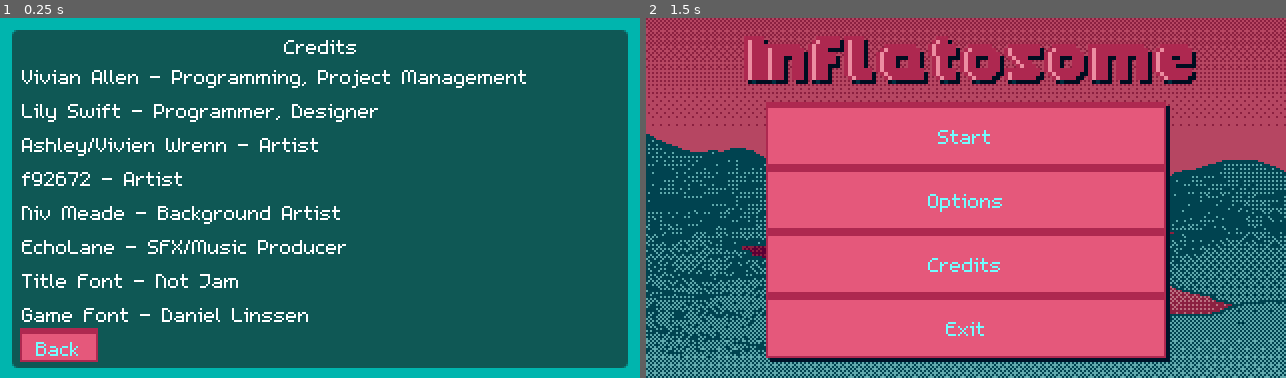
Above: before the commit, frames 1-2 (left to right).
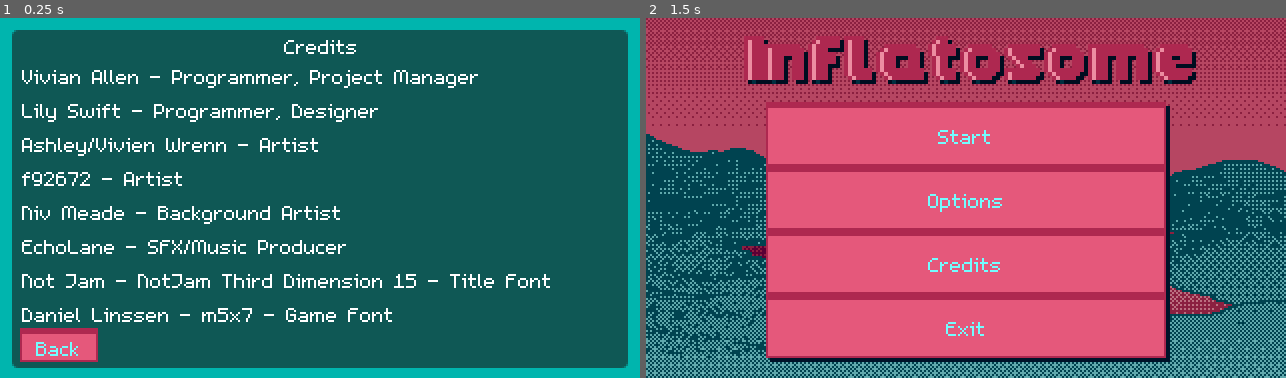
Above: after the commit, the same moments.

Repository: lily-swift/Jame-Gam-46
Game: Godot game, scene res://Scenes/credits.tscn
Two runs of this game, one before a commit and one after it. Both use one fixed random seed, a clock stepped at 60 frames per second and the inputs below. This scene is started directly instead of the project's main scene.
Inputs:
- Up to frame 1 (0.25 s): no input
- Up to frame 2 (1.5 s): tap Enter at 0.5 s; hold Right (moveRight) 0.53-1.25 s; tap Shift (drill) at 0.6 s; tap Space (jump) at 0.77 s; click "Back" at 1.25 s

The runs differ from the first frame. In frame 1, 2.3% of the frame differs, in the area x 3-86%, y 14-85%; in frame 2, nothing differs.

Commit message:
credits fix

Diff:
--- a/Game/Scenes/credits.tscn
+++ b/Game/Scenes/credits.tscn
@@ -63,7 +63,7 @@
 [node name="Vivian" type="Label" parent="VBoxContainer"]
 layout_mode = 2
 theme_override_fonts/font = ExtResource("3_ccovl")
-text = "Vivian Allen - Programming, Project Management"
+text = "Vivian Allen - Programmer, Project Manager"
 
 [node name="Lily" type="Label" parent="VBoxContainer"]
 layout_mode = 2
@@ -94,12 +94,12 @@
 [node name="Attributions" type="Label" parent="VBoxContainer"]
 layout_mode = 2
 theme_override_fonts/font = ExtResource("3_ccovl")
-text = "Title Font - Not Jam"
+text = "Not Jam - NotJam Third Dimension 15 - Title Font"
 
 [node name="Attributions2" type="Label" parent="VBoxContainer"]
 layout_mode = 2
 theme_override_fonts/font = ExtResource("3_ccovl")
-text = "Game Font - Daniel Linssen"
+text = "Daniel Linssen - m5x7 - Game Font"
 
 [node name="Back" type="Button" parent="."]
 layout_mode = 2
